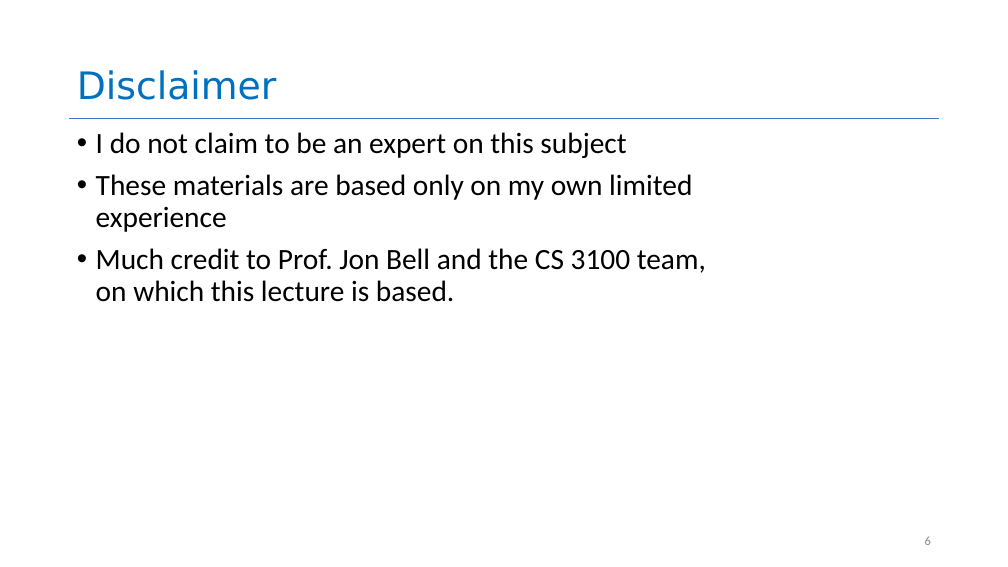
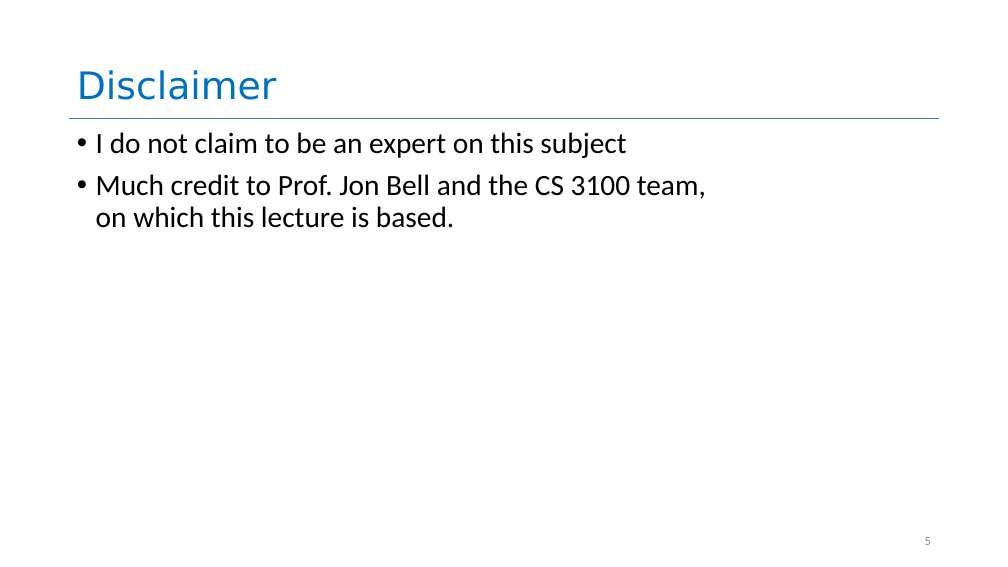
Before and after one commit to neu-se/CS4530-Spring-2026, a slide deck: slide 5 of Slides/Module 16 Using AI Agents.pptx (slide 6 before the commit). Drawn at 1008x567 pixels with LibreOffice and Linux fonts; fonts in the diff are those of the drawing. Boxes give left, top, right and bottom in pixels: in the first picture for what was removed or moved away, otherwise in the second. Text is boxed around its words. In the diff, an @@ line names an element or a change of style, - is before the commit and + after.

```diff
--- a/Slides/Module 16 Using AI Agents.pptx
+++ b/Slides/Module 16 Using AI Agents.pptx
@@ text at bbox=[96, 174, 692, 232]: paragraph removed @@
-• These materials are based only on my own limited experience
```
Also in this commit, not shown: 18 other slides changed, 21 slides added, 18 slides removed, 2 other files.
